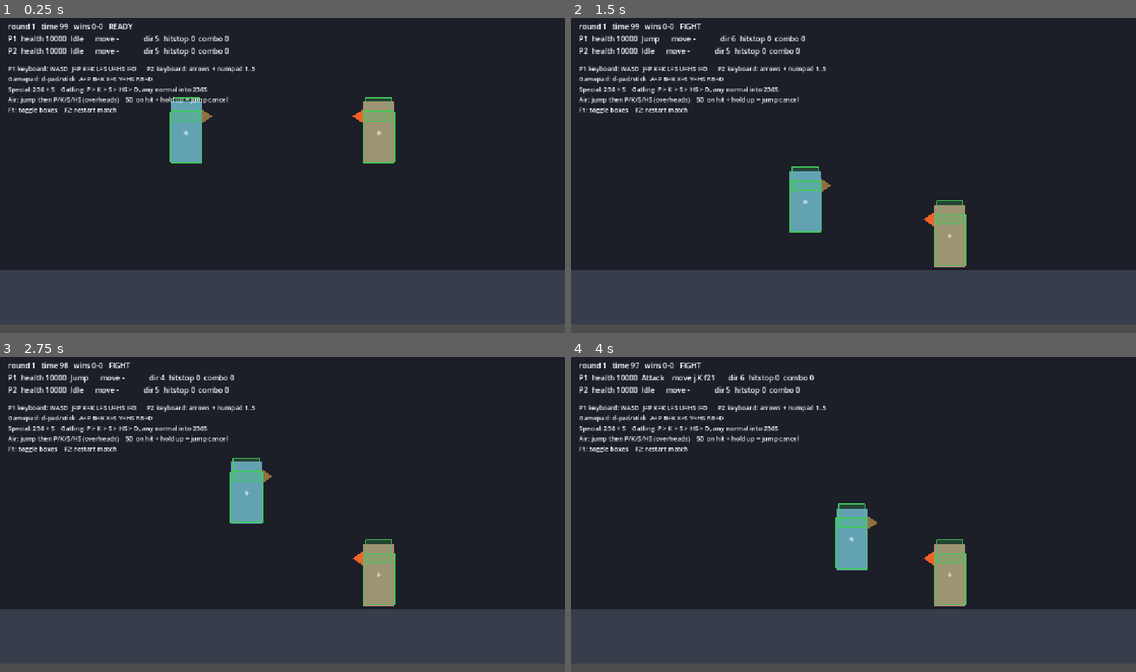
Above: before the commit, frames 1-4 (two rows, left to right).
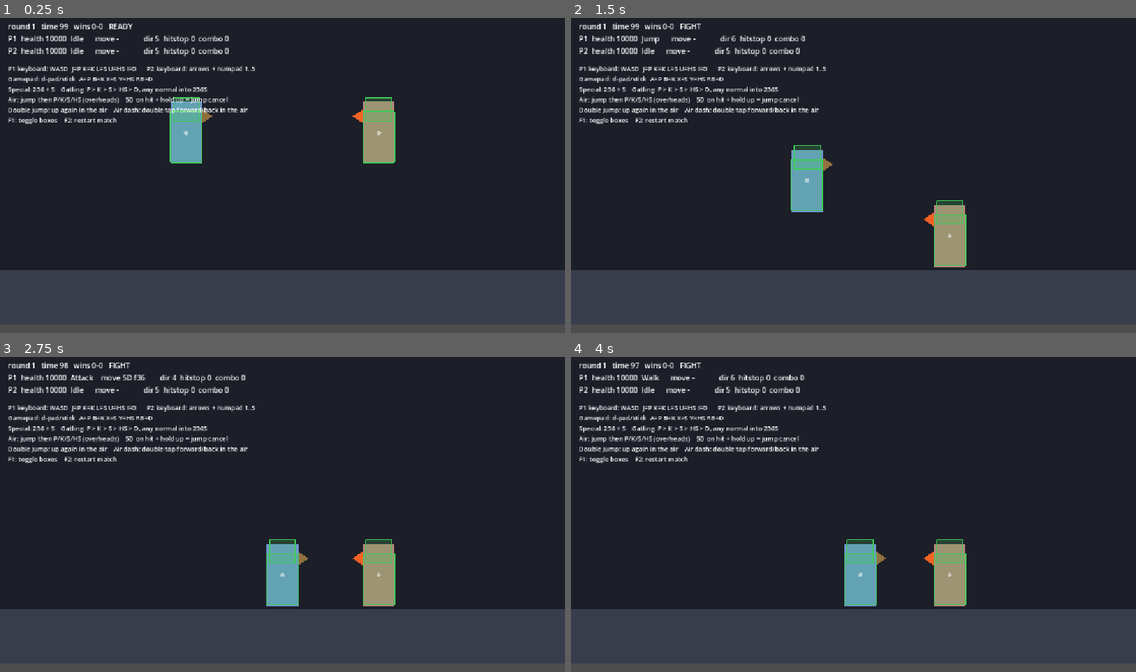
Above: after the commit, the same moments.

Repository: vitorrenansd/fightcore-godot
Game: Godot game, scene res://content/battle/training.tscn
Two runs of this game, one before a commit and one after it. Both use one fixed random seed, a clock stepped at 60 frames per second and the inputs below.
Inputs:
- Up to frame 1 (0.25 s): no input
- Up to frame 2 (1.5 s): tap Enter at 0.5 s; hold D (p1_right) from 0.53 s (still down); tap J (p1_p) at 0.6 s; tap W (p1_up) at 0.77, 0.8, 1.07, 1.35 s
- Up to frame 3 (2.75 s): tap W (p1_up) at 1.52, 1.82, 2.3 s; tap J (p1_p) at 1.55 s; release D (p1_right) at 2.03 s; hold A (p1_left) from 2.03 s (still down); tap I (p1_d) at 2.1 s
- Up to frame 4 (4 s): release A (p1_left) at 2.78 s; hold D (p1_right) from 2.78 s (still down); tap U (p1_hs) at 2.85 s; tap W (p1_up) at 3.02, 3.32, 3.77, 3.8 s; tap J (p1_p) at 3.05 s; tap K (p1_k) at 3.6 s

The runs differ from the first frame. In frame 1, 0.6% of the frame differs, in the area x 1-44%, y 28-34%; in frame 2, 1.7%; in frame 3, 3.5%, in the area x 1-55%, y 5-80%; in frame 4, 2.8%.

Commit message:
feat(character): air dash e pulo duplo
Air dash suspende a gravidade enquanto dura, que e o que faz ele parecer
uma linha reta em vez de um pulo raso, e golpe sai de dentro dele
mantendo o impulso. O input e duplo toque casado pela componente
horizontal e nao pela direcao exata, porque no ar o jogador segura
cima-frente e toca por 9 e 5, nunca por um 6 limpo.

Pulo duplo exige soltar cima e apertar de novo: sem isso o mesmo aperto
que iniciou o pulo gastava o pulo aereo no frame seguinte.

Os dois so voltam ao encostar no chao, senao da para ficar no ar para
sempre. Quantidade e velocidade sao por personagem, em FighterStats.

Diff:
--- a/content/battle/training.tscn
+++ b/content/battle/training.tscn
@@ -54,4 +54,5 @@
 Gamepad: d-pad/stick  A=P B=K X=S Y=HS RB=D
 Special: 236 + S    Gatling: P > K > S > HS > D, any normal into 236S
 Air: jump then P/K/S/HS (overheads)    5D on hit + hold up = jump cancel
+Double jump: up again in the air    Air dash: double tap forward/back in the air
 F1: toggle boxes    F2: restart match"
--- a/content/fighters/training_dummy/fighter.tscn
+++ b/content/fighters/training_dummy/fighter.tscn
@@ -11,6 +11,7 @@
 [ext_resource type="Script" uid="uid://wk5bc4yklux5" path="res://engine/character/states/hitstun.gd" id="9_hitstun"]
 [ext_resource type="Script" path="res://engine/character/states/attack.gd" id="9_attack"]
 [ext_resource type="Script" path="res://engine/character/states/ko.gd" id="9_ko"]
+[ext_resource type="Script" path="res://engine/character/states/air_dash.gd" id="9_airdash"]
 [ext_resource type="Script" uid="uid://dpfw148wuhrq8" path="res://engine/collision/hitbox_manager.gd" id="10_manager"]
 [ext_resource type="Script" uid="uid://cpjtic4murchg" path="res://engine/collision/hurtbox.gd" id="11_hurtbox"]
 [ext_resource type="Script" path="res://engine/input/input_buffer.gd" id="12_input"]
@@ -71,6 +72,9 @@
 [node name="KO" type="Node" parent="StateMachine"]
 script = ExtResource("9_ko")
 
+[node name="AirDash" type="Node" parent="StateMachine"]
+script = ExtResource("9_airdash")
+
 [node name="HitboxManager" type="Node" parent="."]
 script = ExtResource("10_manager")
 
--- a/engine/character/fighter.gd
+++ b/engine/character/fighter.gd
@@ -19,6 +19,11 @@
 var hitstop_frames: int = 0
 ## Round pauses freeze the fighter whole: no state logic, no gravity.
 var frozen: bool = false
+## Air options left before touching the ground again.
+var air_jumps_left: int = 0
+var air_dashes_left: int = 0
+## Turned off while an air dash holds its momentum.
+var gravity_enabled: bool = true
 
 var stats: FighterStats:
 	get:
@@ -33,6 +38,7 @@
 
 func _ready() -> void:
 	hitbox_manager.setup(self)
+	refill_air_options()
 	health = stats.max_health if stats != null else 0
 	health_changed.emit(health, health)
 
@@ -51,10 +57,12 @@
 	state_machine.physics_update(delta)
 	_apply_gravity(delta)
 	move_and_slide()
+	if is_on_floor():
+		refill_air_options()
 
 
 func _apply_gravity(delta: float) -> void:
-	if not is_on_floor():
+	if gravity_enabled and not is_on_floor():
 		velocity.y += stats.gravity * delta
 
 
@@ -65,6 +73,32 @@
 func jump() -> void:
 	if is_on_floor():
 		velocity.y = stats.jump_velocity
+
+
+## Air jumps and air dashes come back on landing, never mid-air.
+func refill_air_options() -> void:
+	air_jumps_left = stats.air_jumps if stats != null else 0
+	air_dashes_left = stats.air_dashes if stats != null else 0
+
+
+func can_air_jump() -> bool:
+	return not is_on_floor() and air_jumps_left > 0
+
+
+## Second jump: spends one air jump and starts a fresh arc from the held
+## direction, so a double jump can change where the fighter is going.
+func air_jump() -> bool:
+	if not can_air_jump():
+		return false
+	air_jumps_left -= 1
+	velocity.y = stats.air_jump_velocity
+	if input != null:
+		velocity.x = FightInput.horizontal(input.get_direction()) * stats.walk_speed
+	return true
+
+
+func can_air_dash() -> bool:
+	return not is_on_floor() and air_dashes_left > 0
 
 
 func update_facing() -> void:
@@ -120,6 +154,8 @@
 	combo_hits = 0
 	hitstop_frames = 0
 	velocity = Vector2.ZERO
+	gravity_enabled = true
+	refill_air_options()
 	hitbox_manager.stop_attack()
 	# Leaving KO through the normal exit is what turns the hurtboxes back on.
 	state_machine.transition_to(&"Idle")
--- a/engine/character/fighter_stats.gd
+++ b/engine/character/fighter_stats.gd
@@ -10,6 +10,17 @@
 @export var jump_velocity: float = -650.0
 @export var gravity: float = 1800.0
 
+@export_group("Air")
+## Extra jumps allowed before touching the ground again.
+@export var air_jumps: int = 1
+## Weaker than the ground jump on purpose, so the second jump is a commitment
+## and not a way to hover.
+@export var air_jump_velocity: float = -560.0
+@export var air_dashes: int = 1
+@export var air_dash_speed: float = 420.0
+## How long the dash holds its momentum with gravity suspended.
+@export var air_dash_frames: int = 18
+
 @export_group("Pushbox")
 ## Width of the volume that keeps fighters from standing inside each other.
 ## Bigger characters take more space and lose ground faster in the corner.
--- /dev/null
+++ b/engine/character/states/air_dash.gd
@@ -0,0 +1,44 @@
+class_name FighterAirDashState
+extends FighterState
+
+## Horizontal burst in the air, with gravity suspended for the duration.
+##
+## Suspending gravity is what makes the dash read as a straight line instead of
+## a shallow jump, and what makes it useful to close distance or to bait an
+## anti-air. It costs one of the fighter's air dashes, which only come back on
+## landing — otherwise a fighter could stay airborne forever.
+##
+## Attacks come out of a dash: that is the whole point of dashing in.
+
+## Direction in fighter space: 1 forward, -1 back.
+var direction: float = 1.0
+
+
+func setup(relative_direction: float) -> void:
+	direction = relative_direction
+
+
+func enter() -> void:
+	super()
+	fighter.air_dashes_left -= 1
+	fighter.gravity_enabled = false
+	var facing := 1.0 if fighter.facing_right else -1.0
+	fighter.velocity = Vector2(direction * facing * fighter.stats.air_dash_speed, 0.0)
+
+
+func exit() -> void:
+	super()
+	fighter.gravity_enabled = true
+
+
+func physics_update(delta: float) -> void:
+	super(delta)
+	if fighter.try_command():
+		return
+	if fighter.is_on_floor():
+		transitioned.emit(&"Idle")
+		return
+	# Momentum is kept on the way out: the fighter falls out of the dash still
+	# moving, instead of stopping dead in the air.
+	if state_frame >= fighter.stats.air_dash_frames:
+		transitioned.emit(&"Jump")
--- a/engine/character/states/jump.gd
+++ b/engine/character/states/jump.gd
@@ -5,11 +5,17 @@
 ## from the air (after an air attack, after hitstun) just means "still falling".
 ##
 ## The jump is committed: the direction is read once, on leaving the ground, and
-## never changes in the air. That is what makes air spacing mean something.
+## never changes in the air. Air jumps and air dashes are the only ways to
+## change where the fighter is going, and both are spent until landing.
+
+## The press that started the jump must not also spend the air jump, so up has
+## to be released before a second jump counts.
+var _needs_up_release: bool = true
 
 
 func enter() -> void:
 	super()
+	_needs_up_release = true
 	if not fighter.is_on_floor():
 		return
 	fighter.jump()
@@ -20,8 +26,41 @@
 
 func physics_update(delta: float) -> void:
 	super(delta)
-	fighter.try_command()
+	if fighter.input != null and not fighter.input.is_holding_up():
+		_needs_up_release = false
+	if fighter.try_command():
+		return
+	if _try_air_dash():
+		return
+	_try_air_jump()
 	# state_frame > 1 avoids dropping back to Idle on the same frame the jump
 	# starts, before vertical velocity lifts the fighter off the floor.
 	if state_frame > 1 and fighter.is_on_floor():
 		transitioned.emit(&"Idle")
+
+
+func _try_air_dash() -> bool:
+	if fighter.input == null or not fighter.can_air_dash():
+		return false
+	var forward := fighter.input.has_dash_input(true, fighter.facing_right)
+	if not forward and not fighter.input.has_dash_input(false, fighter.facing_right):
+		return false
+	var state := fighter.state_machine.get_state(&"AirDash") as FighterAirDashState
+	if state == null:
+		return false
+	state.setup(1.0 if forward else -1.0)
+	fighter.state_machine.transition_to(&"AirDash")
+	return true
+
+
+## A second jump restarts the arc, so state_frame goes back to zero with it.
+func _try_air_jump() -> bool:
+	if fighter.input == null or _needs_up_release or not fighter.can_air_jump():
+		return false
+	if not fighter.input.was_up_pressed():
+		return false
+	if not fighter.air_jump():
+		return false
+	_needs_up_release = true
+	state_frame = 0
+	return true
--- a/engine/input/input_buffer.gd
+++ b/engine/input/input_buffer.gd
@@ -93,5 +93,16 @@
 	return FightInput.is_up(get_direction())
 
 
+## Up pressed just now, not merely held. Small window on purpose: the fighter
+## polls every frame, and a wide one would spend two air jumps on one press.
+func was_up_pressed(window: int = 2) -> bool:
+	return history != null and history.find_up_press(window) >= 0
+
+
+## Double tap toward the front or the back, the dash input of the genre.
+func has_dash_input(forward: bool, facing_right: bool, window: int = 14) -> bool:
+	return history != null and history.has_double_tap(forward, window, facing_right)
+
+
 func is_held(button_mask: int) -> bool:
 	return history != null and history.is_held(button_mask)
--- a/engine/input/input_history.gd
+++ b/engine/input/input_history.gd
@@ -77,6 +77,33 @@
 	return -1
 
 
+## Offset where the direction entered the "up" band, or -1. A press and not a
+## hold, so holding up does not spend every air jump at once.
+func find_up_press(window: int) -> int:
+	for offset in mini(window, size - 2):
+		if FightInput.is_up(get_direction(offset)) and not FightInput.is_up(get_direction(offset + 1)):
+			return offset
+	return -1
+
+
+## Two taps toward the same side inside the window: the dash input.
+##
+## Matched on the horizontal component and not on the exact direction, because
+## in the air the player is usually holding up-forward and taps through 9 and 5,
+## never through a clean 6.
+func has_double_tap(forward: bool, window: int, facing_right: bool) -> bool:
+	var target := 1 if forward else -1
+	var taps := 0
+	for offset in mini(window, size - 2):
+		var current := FightInput.horizontal(get_direction(offset, facing_right))
+		var previous := FightInput.horizontal(get_direction(offset + 1, facing_right))
+		if current == target and previous != target:
+			taps += 1
+			if taps >= 2:
+				return true
+	return false
+
+
 func clear() -> void:
 	_directions.fill(FightInput.NEUTRAL)
 	_buttons.fill(0)
--- a/tests/air_smoke_test.gd
+++ b/tests/air_smoke_test.gd
@@ -145,7 +145,77 @@
 			if landed.size() == 1:
 				check(not landed[0].blocked, "a crouching guard does not stop an overhead")
 			check(p2.health < 10000, "damage went through")
-		85:
+		90:
+			print("\n== 6. double jump ==")
+			hold([])
+			p1.global_position = Vector2(-200, 0)
+			p1.velocity = Vector2.ZERO
+			p2.input.enabled = false
+		95:
+			check(p1.is_on_floor(), "on the ground with a full tank")
+			check(p1.air_jumps_left == p1.stats.air_jumps, "air jumps refilled on landing")
+			hold([&"p1_up"])
+		99:
+			check(not p1.is_on_floor(), "first jump left the ground")
+			check(p1.air_jumps_left == p1.stats.air_jumps, "the ground jump costs no air jump")
+			# Releasing matters: the second jump is a press, not a hold.
+			hold([])
+		103:
+			_air_velocity_x = p1.velocity.y
+			hold([&"p1_up"])
+		105:
+			print("  air jumps left %d   vertical velocity %.0f -> %.0f" % [
+				p1.air_jumps_left, _air_velocity_x, p1.velocity.y,
+			])
+			check(p1.air_jumps_left == 0, "the second jump spent the air jump")
+			check(p1.velocity.y < _air_velocity_x, "it pushed the fighter back up")
+			hold([])
+		108:
+			check(not p1.can_air_jump(), "no third jump")
+		150:
+			print("\n== 7. air dash ==")
+			print("  on floor=%s  air dashes %d" % [p1.is_on_floor(), p1.air_dashes_left])
+			check(p1.is_on_floor(), "landed again")
+			check(p1.air_dashes_left == p1.stats.air_dashes, "air dashes refilled")
+			p1.global_position = Vector2(-200, 0)
+			hold([&"p1_up"])
+		154:
+			hold([])
+		156:
+			# Double tap forward while airborne.
+			check(not p1.is_on_floor(), "airborne")
+			_air_velocity_x = p1.global_position.x
+			hold([&"p1_right"])
+		158:
+			hold([])
+		160:
+			hold([&"p1_right"])
+		163:
+			print("  state %s   air dashes left %d" % [
+				p1.state_machine.current_state.name, p1.air_dashes_left,
+			])
+			check(p1.state_machine.current_state.name == &"AirDash", "the double tap dashed")
+			check(p1.air_dashes_left == 0, "the dash was spent")
+			check(not p1.gravity_enabled, "gravity is suspended during the dash")
+			check(p1.velocity.x > 300.0, "dashing forward fast")
+			check(is_zero_approx(p1.velocity.y), "no falling during the dash")
+		168:
+			# An attack out of a dash keeps the dash momentum.
+			hold([&"p1_right", &"p1_p"])
+		170:
+			hold([&"p1_right"])
+			print("  attacking out of the dash: %s  velocity x=%.0f" % [
+				current_move(p1), p1.velocity.x,
+			])
+			check(current_move(p1) == &"j.P", "the air normal came out of the dash")
+			check(p1.velocity.x > 300.0, "the dash momentum survived the attack")
+		185:
+			print("  after the dash: gravity=%s  x travelled %.0f" % [
+				p1.gravity_enabled, p1.global_position.x - _air_velocity_x,
+			])
+			check(p1.gravity_enabled, "gravity came back")
+			check(p1.global_position.x - _air_velocity_x > 100.0, "covered real distance")
+		190:
 			hold([])
 			print("\nRESULT: %s" % ("OK" if ok else "FAILED"))
 			quit(0 if ok else 1)
Not shown, added: engine/character/states/air_dash.gd.uid
Not shown, changed: docs/cancels.md
Not shown, changed: docs/fighter_format.md
Not shown, changed: docs/input.md
Not shown, changed: docs/state_machine.md
